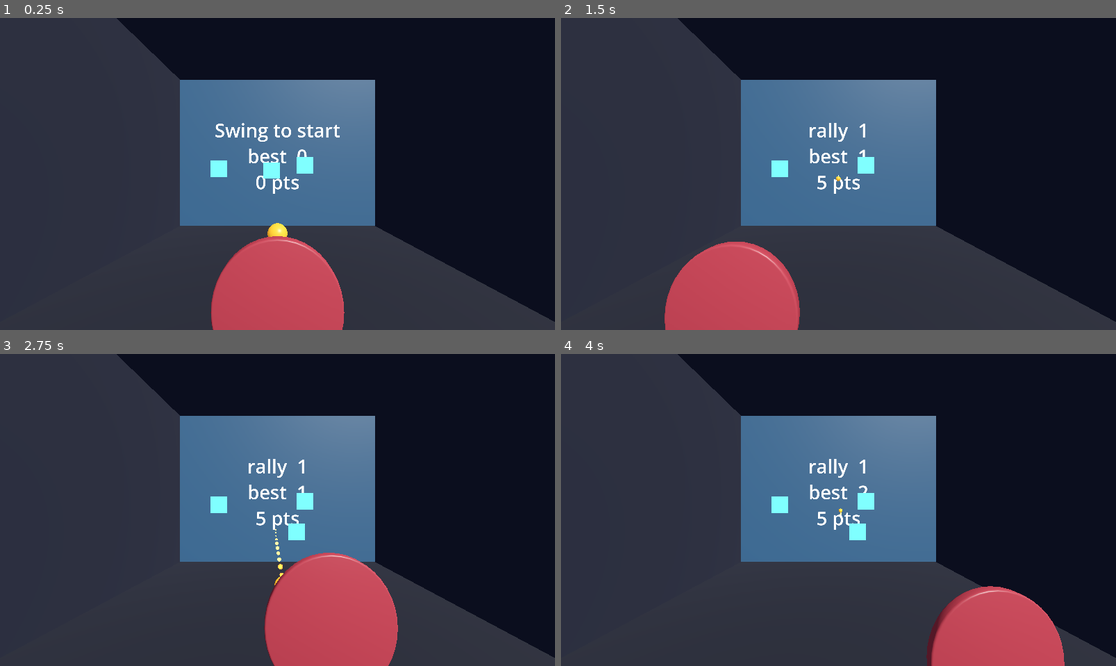
Above: before the commit, frames 1-4 (two rows, left to right).
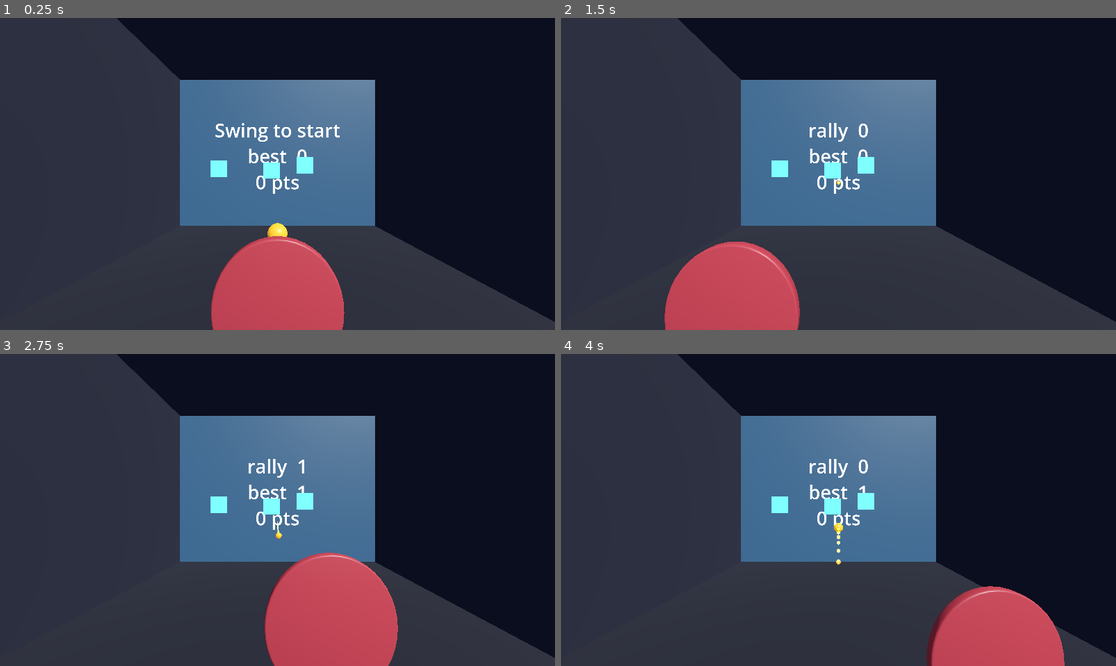
Above: after the commit, the same moments.

Repository: cascadiacollections/paddlequest
Game: Godot game, scene res://scenes/main.tscn
Two runs of this game, one before a commit and one after it. Both use one fixed random seed, a clock stepped at 60 frames per second and the inputs below.
Inputs (mouse positions are in pixels of both pictures, inside the frame that each line leads up to):
- Up to frame 1 (0.25 s): no input
- Up to frame 2 (1.5 s): tap Enter (ui_accept) at 0.5, 0.77 s; move the mouse to (866, 174) at 0.52 s; hold Up (ui_up) from 0.53 s (still down); move the mouse to (810, 174) at 1.27 s
- Up to frame 3 (2.75 s): keep holding Up (ui_up); tap Enter (ui_accept) at 1.52 s; move the mouse to (288, 503) at 2.02 s
- Up to frame 4 (4 s): keep holding Up (ui_up); tap Enter (ui_accept) at 2.75, 3.02, 3.5, 3.77 s; move the mouse to (832, 516) at 2.77 s; move the mouse to (877, 513) at 3.52 s

The runs differ from the first frame. In frame 2, 0.3% of the frame differs, in the area x 46-56%, y 33-56%; in frame 3, 0.4%; in frame 4, 0.5%, in the area x 46-56%, y 33-68%.

Commit message:
Decouple the render rate from the 90Hz physics tick
Physics runs at 90. A Quest Pro renders at 90, a Quest 3 at 120, and a
Steam Frame at 72/80/90/120 plus an experimental 144. No tick rate
divides all of those, so xr_boot's "take the fastest rate on offer" was
leaving the ball and the paddle - the two fastest things on screen -
stepping at 90Hz against a faster display.

Enable physics interpolation rather than chase the display rate. The XR
rig is unaffected: XRCamera3D and XRNode3D force their own interpolation
mode to OFF in their constructors, so tracking still updates at render
rate.

Needs a pass on hardware: interpolation buys smoothness at the cost of
up to one physics frame of latency on the paddle, and the paddle is
hand-tracked.

Co-Authored-By: Claude Opus 5 <noreply@anthropic.com>
Claude-Session: https://claude.ai/code/session_015pQ2K84xDmjQBm9PJQEwPK

Diff:
--- a/project.godot
+++ b/project.godot
@@ -17,6 +17,17 @@
 
 common/physics_ticks_per_second=90
 3d/default_gravity=9.8
+; Physics runs at 90Hz; the headset does not. A Quest Pro is 90, a Quest 3
+; offers 120, and a Steam Frame offers 72/80/90/120 plus an experimental 144.
+; No single tick rate divides all of those, so instead of chasing the display
+; we interpolate between physics frames and let the renderer run at whatever
+; the compositor is pacing it at. Without this the ball and the paddle - the
+; two fastest things on screen - visibly step at 90Hz on a 120Hz display.
+;
+; XRCamera3D and XRNode3D force their own interpolation mode to OFF in their
+; constructors, so head and controller tracking is unaffected and keeps
+; updating at render rate.
+common/physics_interpolation=true
 
 [rendering]
 
--- a/scripts/xr_boot.gd
+++ b/scripts/xr_boot.gd
@@ -2,8 +2,14 @@
 extends RefCounted
 
 ## Ceiling on the display refresh rate. 0 means "whatever the headset offers".
-## A Quest Pro tops out at 90Hz; a Quest 3 will offer 120Hz, which is worth
-## capping if a scene ever gets heavy enough to miss frames.
+## A Quest Pro tops out at 90Hz, a Quest 3 offers 120Hz, and a Steam Frame
+## offers 72/80/90/120 plus an experimental 144Hz.
+##
+## Taking the fastest rate on offer is only safe because physics interpolation
+## is on (see physics/common/physics_interpolation in project.godot): the
+## render rate no longer has to relate to the 90Hz physics tick. Cap this if a
+## scene ever gets heavy enough to miss frames at the top rate - dropping
+## frames at 120 is worse than holding 90.
 const MAX_REFRESH_RATE := 0.0
 
 ## Foveation is configured through xr/openxr/foveation_level and
--- a/test/test_project_settings.gd
+++ b/test/test_project_settings.gd
@@ -36,3 +36,18 @@
 		ProjectSettings.get_setting("xr/openxr/enabled"),
 		"OpenXR must be enabled"
 	)
+
+
+func test_physics_interpolation_is_on() -> void:
+	# Physics is 90Hz; headsets render at 72 through 144. Without
+	# interpolation the ball and paddle step at the physics rate on any
+	# headset that is not also 90Hz.
+	assert_true(
+		ProjectSettings.get_setting("physics/common/physics_interpolation"),
+		"physics interpolation decouples the 90Hz tick from the display rate"
+	)
+	assert_eq(
+		ProjectSettings.get_setting("physics/common/physics_ticks_per_second"),
+		90,
+		"test_helpers.PHYSICS_HZ assumes 90; change both together"
+	)
